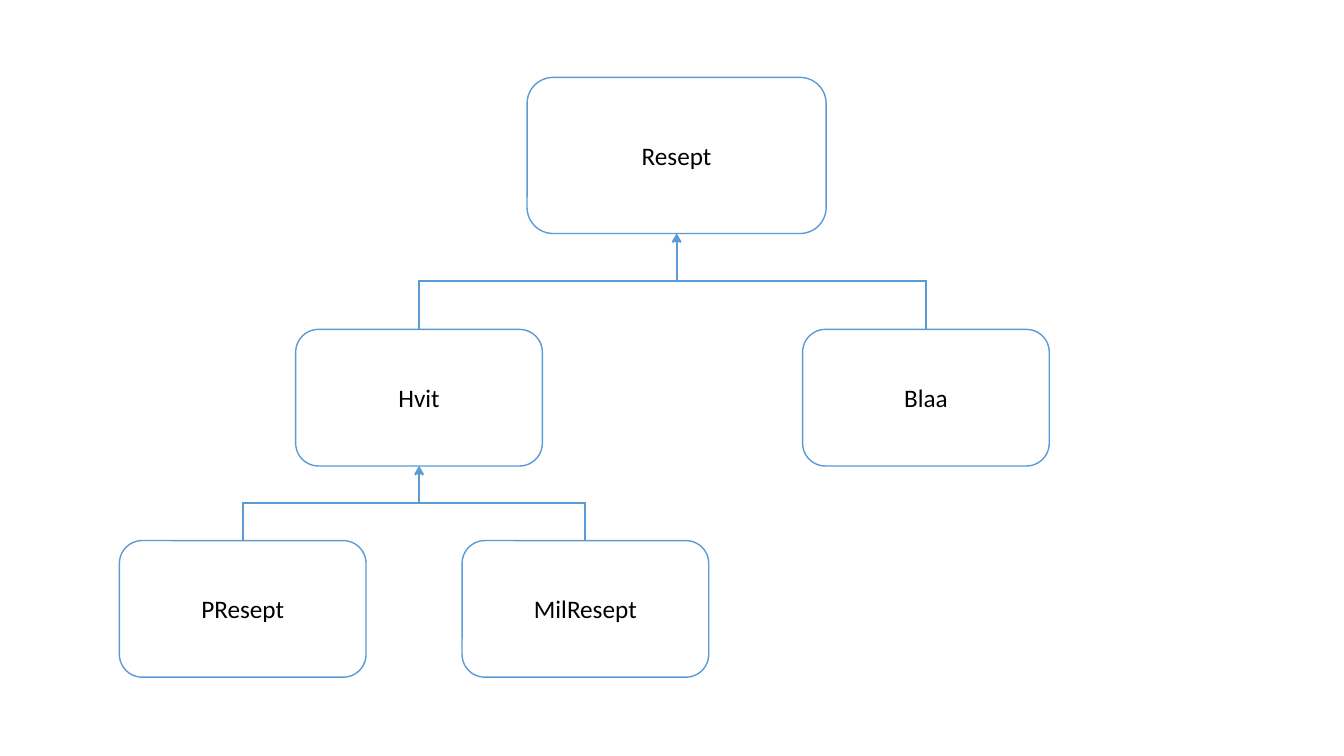
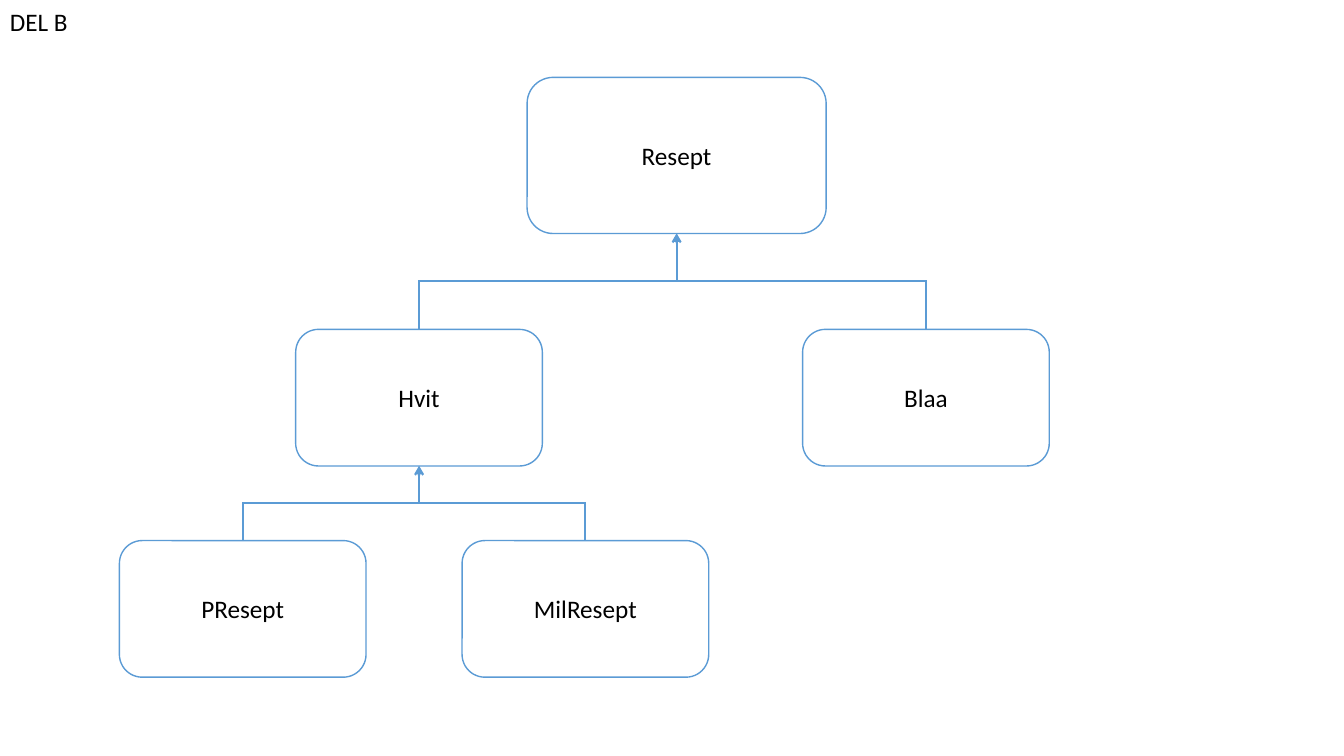
Before and after one commit to jzengler/IN1010, a slide deck: slide 2 of Oblig2/Datastruktur.pptx. Drawn at 1344x756 pixels with LibreOffice and Linux fonts; fonts in the diff are those of the drawing. Boxes give left, top, right and bottom in pixels: in the first picture for what was removed or moved away, otherwise in the second. Text is boxed around its words. In the diff, an @@ line names an element or a change of style, - is before the commit and + after.

```diff
--- a/Oblig2/Datastruktur.pptx
+++ b/Oblig2/Datastruktur.pptx
@@ text added at bbox=[10, 14, 68, 31], 18 pt, text #000000 @@
+DEL B
```
Also in this commit, not shown: 3 other slides changed, 2 other files.
